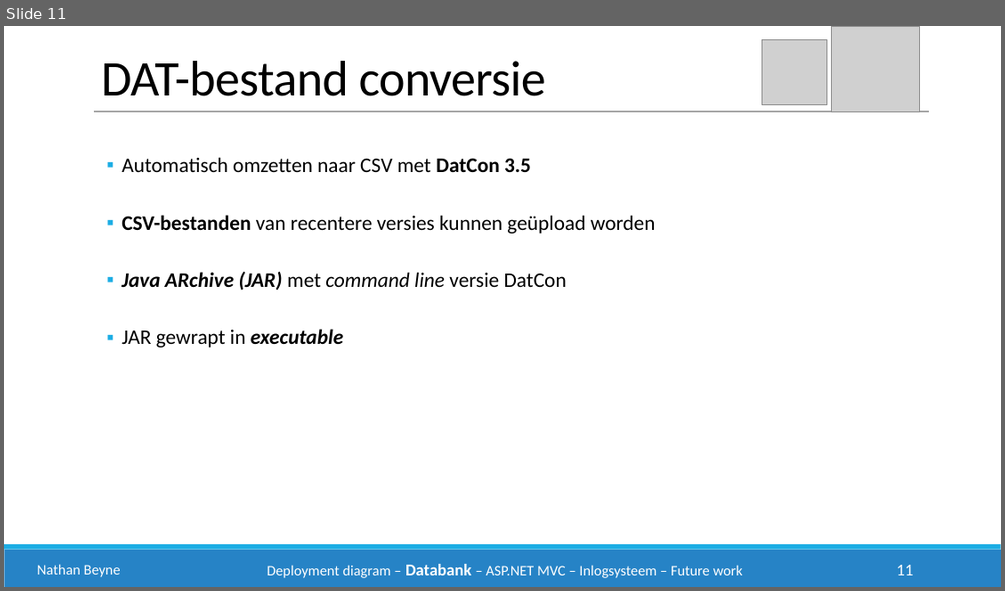
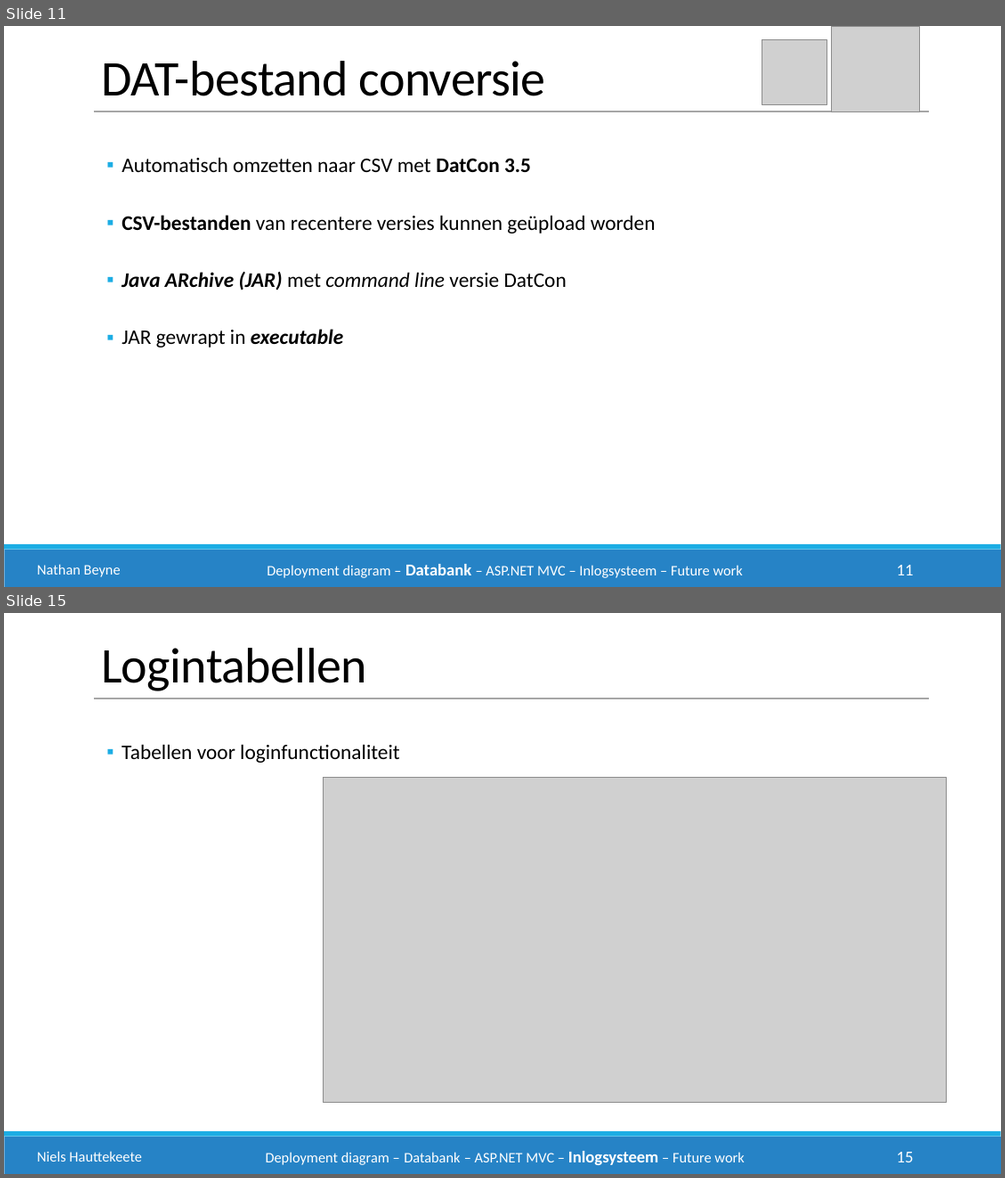
Before and after one commit to philipkukoba/Bachelors-Dissertation-DroneWebApp, a slide deck: documenten/Technische presentatie klant/Technische presentatie klant.pptx. Shown one above the other, each under a label of ours: slide 11 before the commit, slides 11 and 15 after it; the slides between them are not shown. The pictures are 1005x591 and 1005x1178 pixels, drawn with LibreOffice and Linux fonts; fonts in the diff are those of the drawing; grey boxes stand for pictures. Boxes give left, top, right and bottom in pixels: in the first picture for what was removed or moved away, otherwise in the second. Text is boxed around its words. In the diff, an @@ line names an element or a change of style, - is before the commit and + after.

```diff
--- a/documenten/Technische presentatie klant/Technische presentatie klant.pptx
+++ b/documenten/Technische presentatie klant/Technische presentatie klant.pptx
@@ slide 15 added at (4,613,1001,1174), background #FFFFFF; not listed: 2 template elements that a slide beside it also shows @@
@@ text added at (101,648,367,691), 48 pt, text #000000 @@
+Logintabellen
@@ line added from (94, 698) to (929, 698), #A6A6A6 1 pt @@
@@ text added at (121,744,400,763), 20 pt, text #000000 @@
+  ▪ Tabellen voor loginfunctionaliteit
@@ picture added at (324,777,947,1102) @@
@@ text added at (37,1151,142,1161), 14 pt, text #FFFFFF @@
+Niels Hauttekeete
@@ text added at (266,1151,744,1165), 14 pt, text #FFFFFF @@
+Deployment diagram – Databank – ASP.NET MVC – Inlogsysteem – Future work
@@ page number added at (897,1151,914,1162), 16 pt, text #FFFFFF @@
+15
```
Also in this commit, not shown: 9 other slides added.
